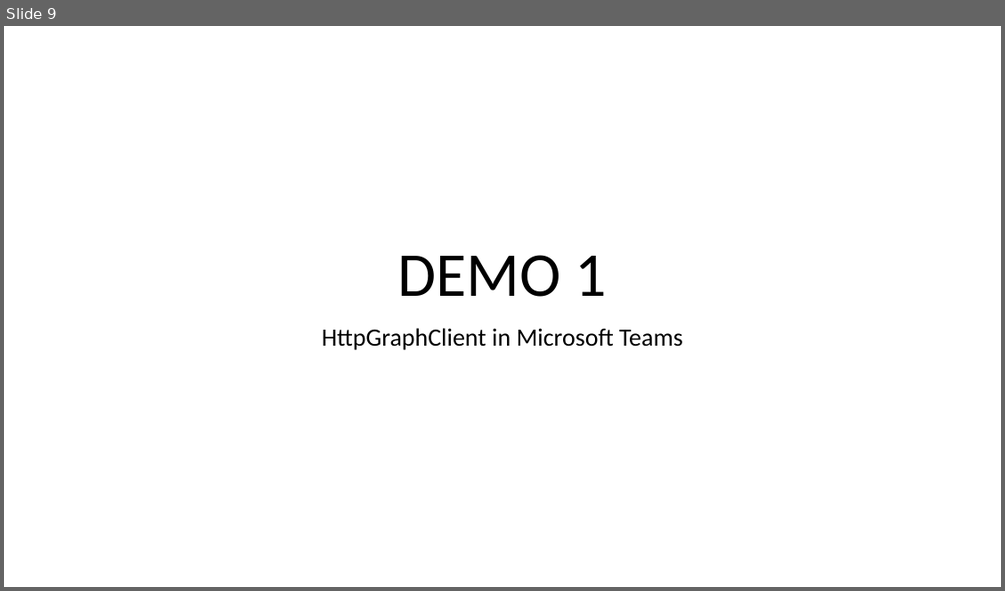
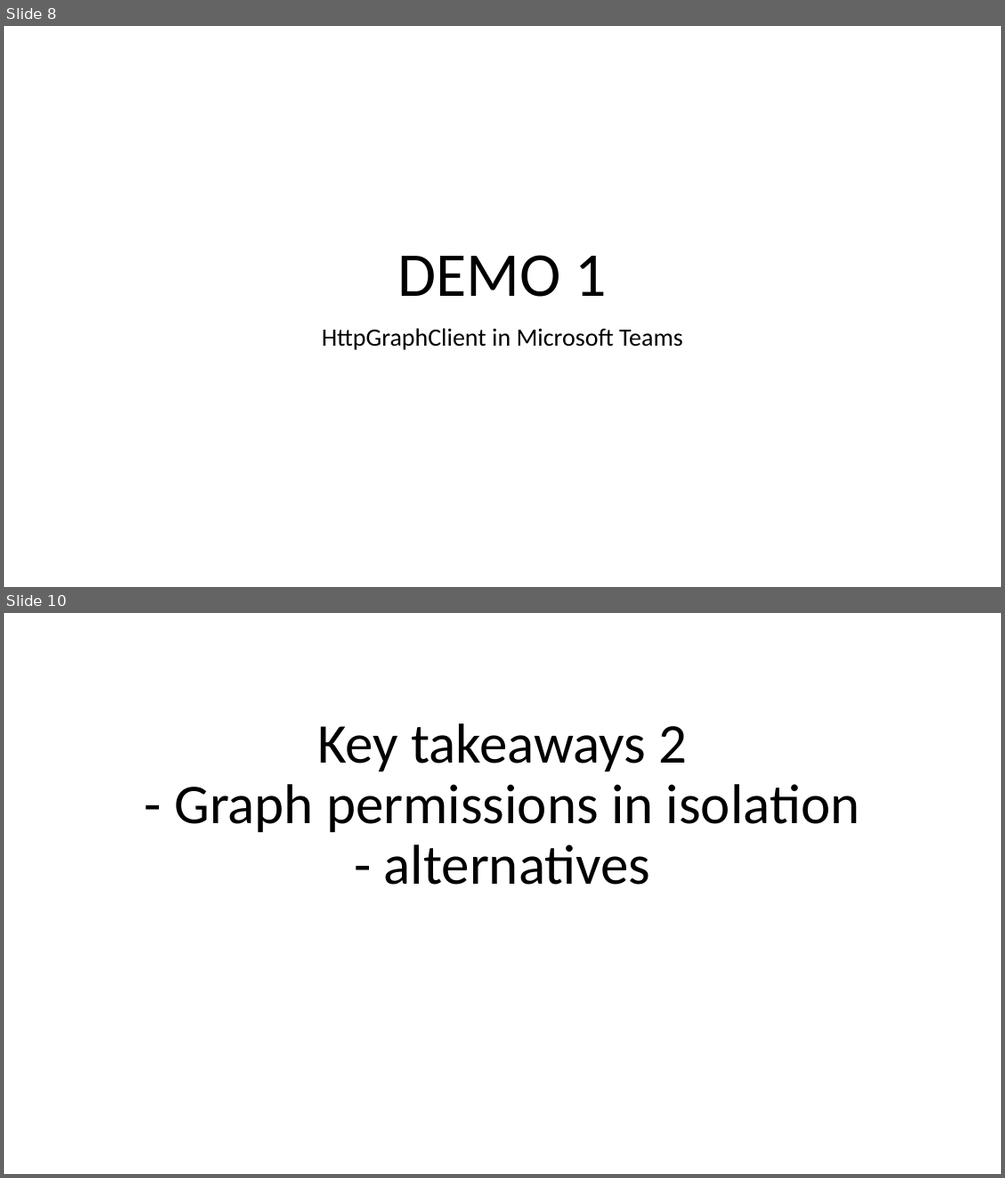
Before and after one commit to VelinGeorgiev/microsoft-graph-scottish-summit-2020, a slide deck: Presentation/MicrosoftGraphAndSPFx.pptx. Shown one above the other, each under a label of ours: slide 9 before the commit, slides 8 and 10 after it; the slides between them are not shown. The pictures are 1005x591 and 1005x1178 pixels, drawn with LibreOffice and Linux fonts; fonts in the diff are those of the drawing. Boxes give left, top, right and bottom in pixels: in the first picture for what was removed or moved away, otherwise in the second. Text is boxed around its words. In the diff, an @@ line names an element or a change of style, - is before the commit and + after.

```diff
--- a/Presentation/MicrosoftGraphAndSPFx.pptx
+++ b/Presentation/MicrosoftGraphAndSPFx.pptx
@@ slide 10 added at box(4, 613, 1001, 1174), background #FFFFFF @@
@@ title added at box(174, 723, 860, 884), 54 pt, text #000000 @@
+Key takeaways 2
+- Graph permissions in isolation
+- alternatives
@@ what was slide 9 is now slide 8 @@
```
Also in this commit, not shown: 1 slide changed, 2 other slides added, 9 other files.
